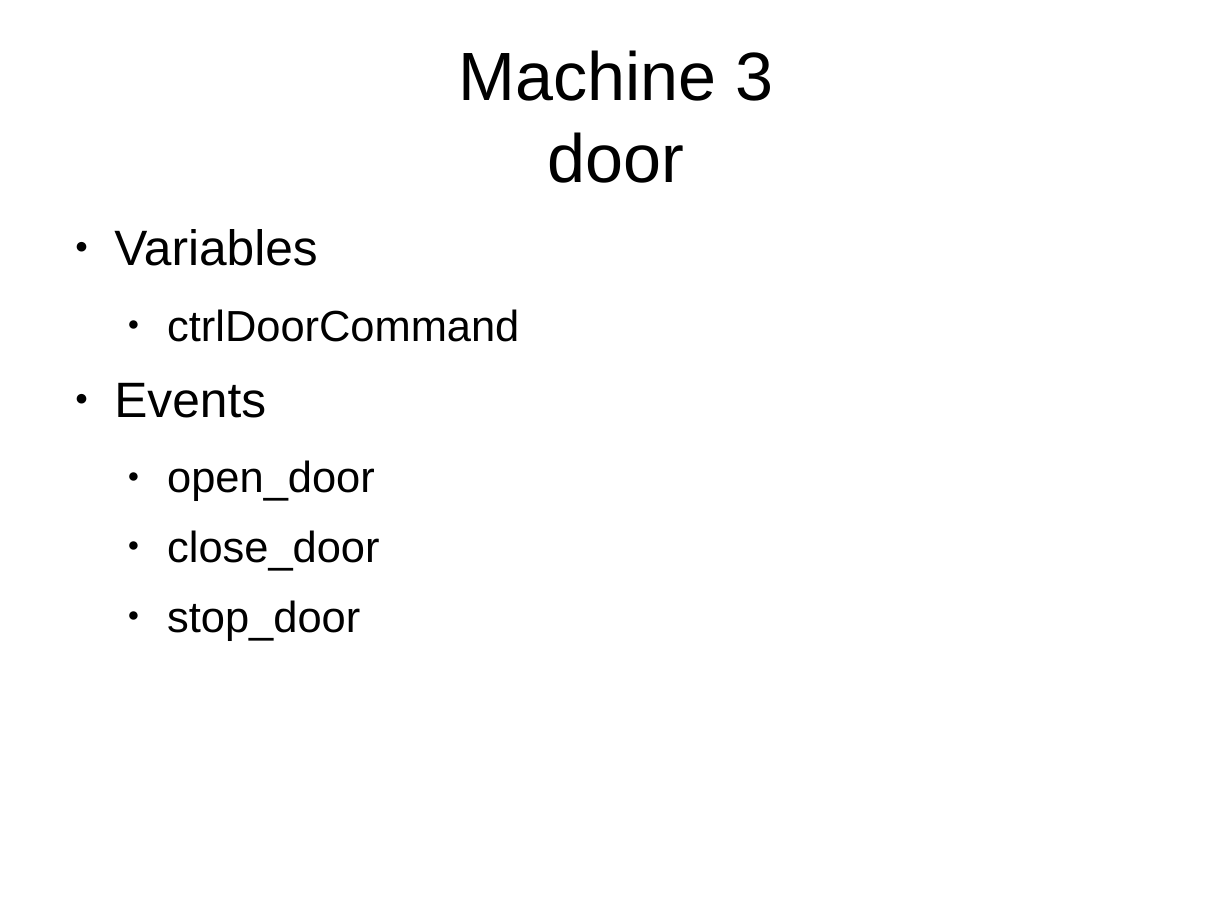
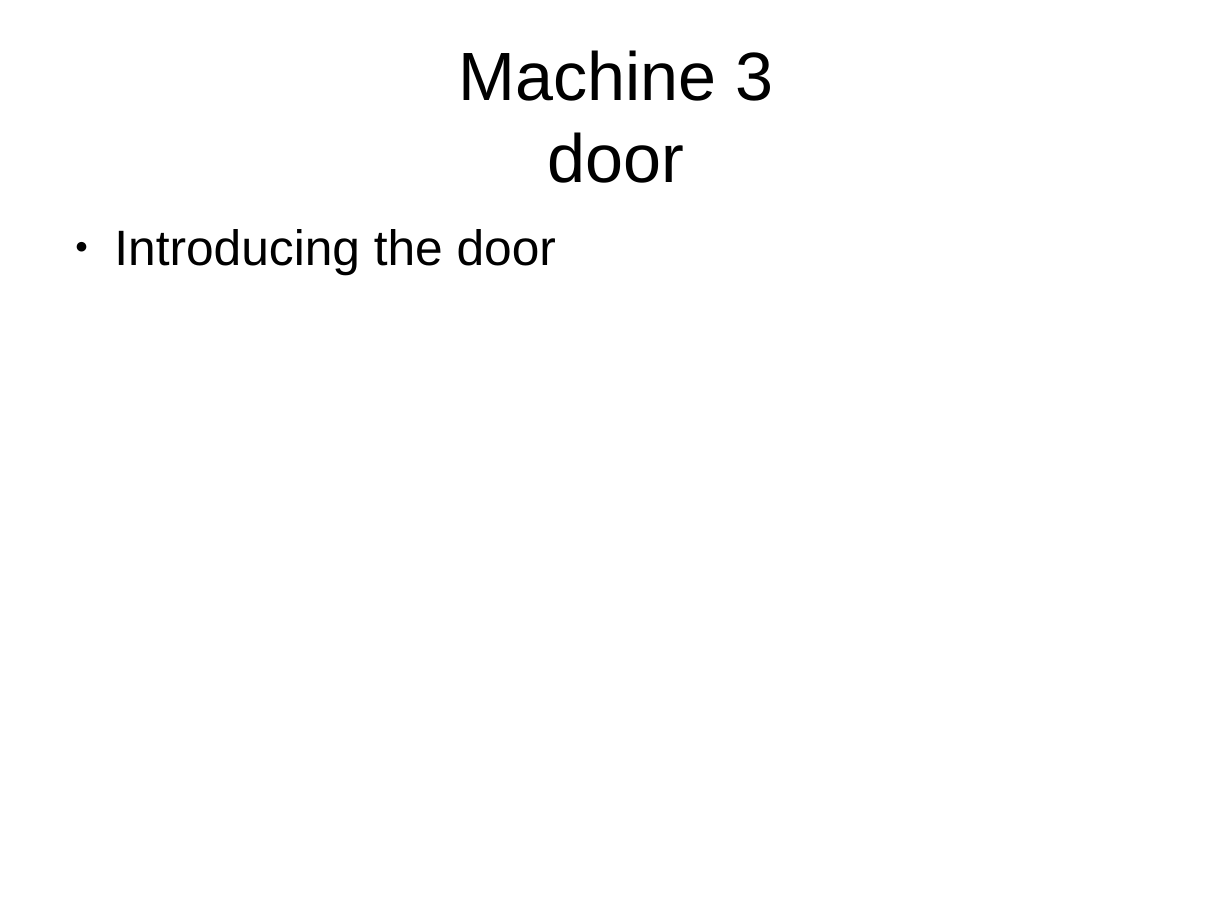
Before and after one commit to copton/ProvenLift, a slide deck: slide 6 of presentation/provenlift.odp. Drawn at 1232x924 pixels with LibreOffice and Linux fonts; fonts in the diff are those of the drawing. Boxes give left, top, right and bottom in pixels: in the first picture for what was removed or moved away, otherwise in the second. Text is boxed around its words. In the diff, an @@ line names an element or a change of style, - is before the commit and + after.

```diff
--- a/presentation/provenlift.odp
+++ b/presentation/provenlift.odp
@@ text at bbox=[114, 229, 556, 275]: text changed; size 28 to 32 pt @@
-● Variables
-  ● ctrlDoorCommand
-● Events
-  ● open_door
-  ● close_door
-  ● stop_door
+● Introducing the door
```
Also in this commit, not shown: 5 other slides changed, 8 slides added, 6 slides removed.
